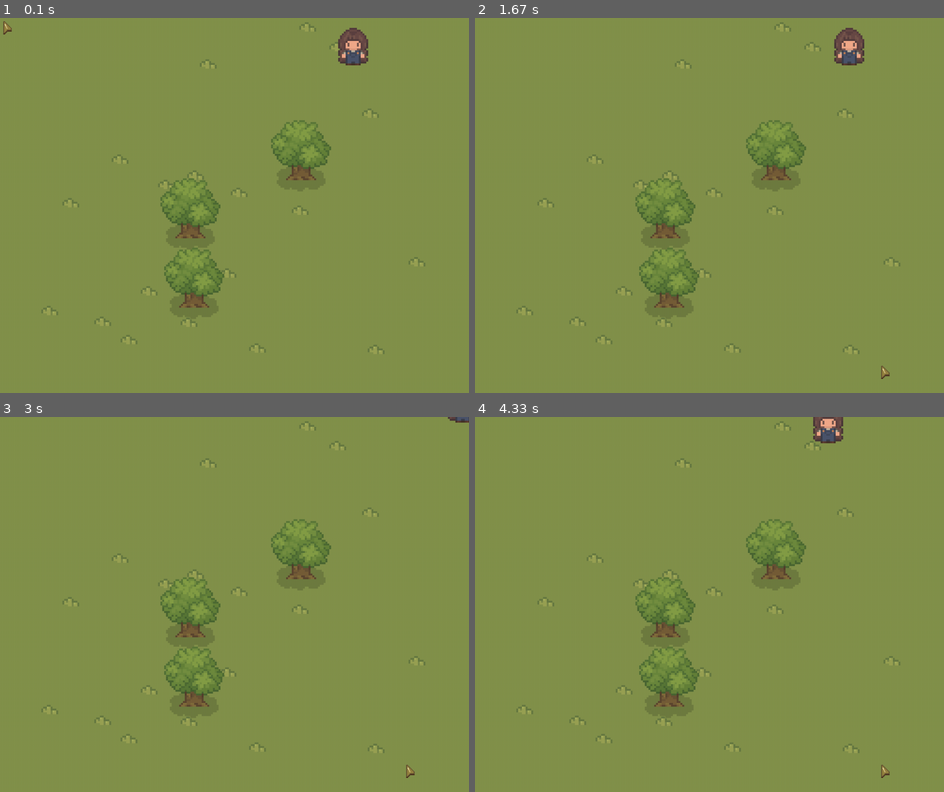
Above: before the commit, frames 1-4 (two rows, left to right).
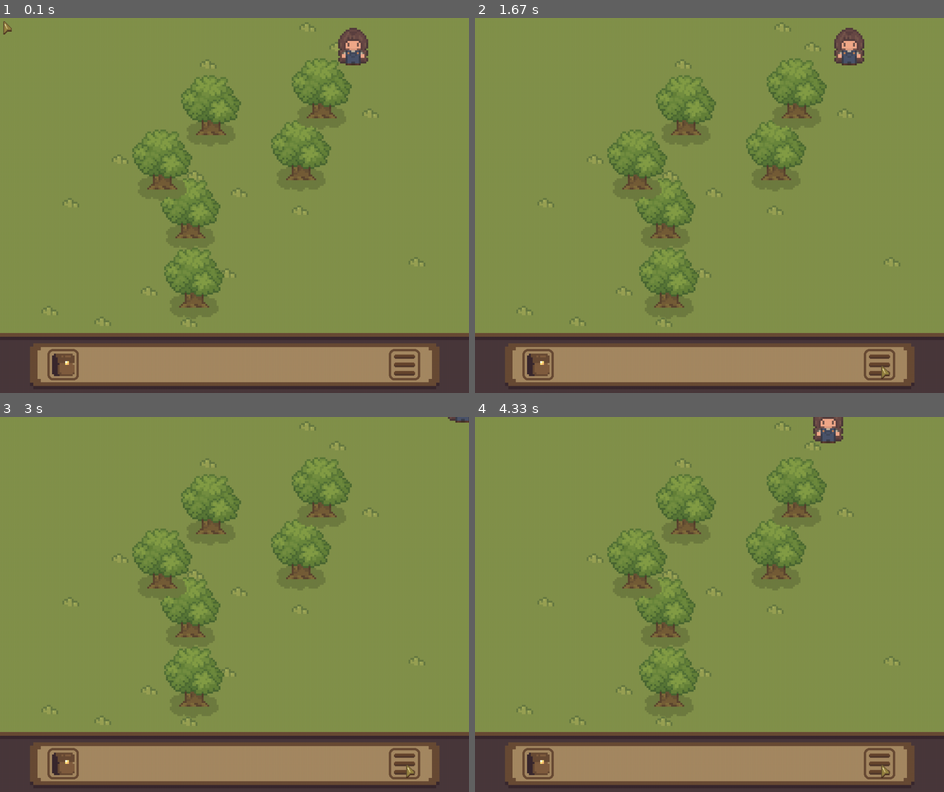
Above: after the commit, the same moments.

Repository: chepyr/pygame_project
Game: pygame game, started from main.py
Same seed, same stepped clock (60 frames per second), same inputs: the game is played once before the commit and once after it.
Inputs (mouse positions are in pixels of both pictures, inside the frame that each line leads up to):
- Up to frame 1 (0.1 s): no input
- Up to frame 2 (1.67 s): press the mouse at (798, 93) at 0.37 s; move the mouse to (695, 153) at 0.47 s; release the mouse at (596, 209) at 0.6 s; press the mouse at (540, 363) at 0.7 s; move the mouse to (615, 318) at 0.8 s; release the mouse at (690, 273) at 0.93 s; click (878, 363) at 1.05 s; hold Right from 1.5 s (still down)
- Up to frame 3 (3 s): release Right at 1.97 s; hold Up 2-2.3 s; hold Right 2.33-2.8 s; hold Left from 2.83 s (still down)
- Up to frame 4 (4.33 s): release Left at 3.37 s; hold Down 3.4-3.7 s; hold Left 3.73-4.13 s; hold Up from 4.17 s (still down)

The runs differ from the first frame. In frame 1, 18% of the frame differs, in the area x 0-100%, y 10-100%; in frame 2, 18%; in frame 3, 18%; in frame 4, 18%.

Commit message:
added a taskbar with menu and inventory buttons

Diff:
--- a/field_class.py
+++ b/field_class.py
@@ -1,4 +1,4 @@
-import inventory_class
+from gameplay import inventory_class
 import modified_group
 
 
@@ -15,6 +15,5 @@
 
     def create_wood(self, tree_rect):
         new_wood = inventory_class.Wood()
-        new_wood.rect.x = tree_rect.x
-        new_wood.rect.y = tree_rect.y
+        new_wood.rect.center = tree_rect.center
         self.dropped_things.add(new_wood)
--- /dev/null
+++ b/gameplay/gameplay_management.py
@@ -0,0 +1,111 @@
+import gameplay
+import things_dir
+import modified_group
+import pygame
+
+
+class Game:
+    def __init__(self):
+        self.inventory = Inventory()
+        self.menu = Menu()
+        self.taskbar = Taskbar(self.inventory, self.menu)
+
+    def update(self, *args):
+        self.taskbar.update(*args)
+
+    def draw(self, screen):
+        self.taskbar.draw(screen)
+
+    def resize(self, new_size):
+        self.taskbar.resize(new_size)
+
+
+class Taskbar(things_dir.thing.Thing):
+    image_name = 'taskbar.png'
+
+    def __init__(self, inventory, menu):
+        super().__init__()
+        self.image = self.set_image(Taskbar.image_name)
+        self.rect = self.image.get_rect()
+        self.height = self.rect.height
+
+        self.inventory = inventory
+        self.menu = menu
+        self.clickable_items = [self.inventory, self.menu]
+
+        self.group = modified_group.ModifiedGroup()
+        self.group.add(self, self.inventory, self.menu)
+
+    def update(self, *args):
+        for item in self.clickable_items:
+            if item.pressed_on(*args):
+                item.enable_active_mode()
+
+    def draw(self, screen):
+        self.group.draw(screen)
+
+    def resize(self, new_size):
+        self.image = pygame.transform.scale(self.image, (
+            new_size[0], self.image.get_size()[1]))
+        self.rect.y = new_size[1] - self.height
+
+        self.inventory.update_coordinates(self.rect)
+        self.menu.update_coordinates(self.rect, new_size)
+
+
+class Menu(things_dir.thing.Thing):
+    image_button = 'menu.png'
+
+    def __init__(self):
+        super().__init__()
+        self.inventory_content = list()
+        self.image = self.set_image(Menu.image_button, -1)
+        self.rect = self.image.get_rect()
+
+    def pressed_on(self, *args):
+        return args and args[0].type == pygame.MOUSEBUTTONDOWN and \
+               self.rect.collidepoint(args[0].pos)
+
+    def update_coordinates(self, taskbar_rect):
+        self.rect.x = taskbar_rect.x + 100
+        self.rect.y = taskbar_rect.y + 32
+
+    def enable_active_mode(self):
+        print('Вы в меню')
+
+    def update_coordinates(self, taskbar_rect, new_screen_size):
+        self.rect.x = new_screen_size[0] - 100 - self.rect.width
+        self.rect.y = taskbar_rect.y + 32
+
+
+class Inventory(things_dir.thing.Thing):
+    image_button = 'inventory.png'
+
+    def __init__(self):
+        super().__init__()
+        self.inventory_content = list()
+        self.image = self.set_image(Inventory.image_button, -1)
+        self.rect = self.image.get_rect()
+
+    def enable_active_mode(self):
+        print('Содержимое инвентаря: ', end='')
+        for item in self.inventory_content:
+            print(item.name, end=' ')
+        print()
+
+    def add_item(self, new_item):
+        self.inventory_content.append(new_item)
+
+    def has(self, find_item):
+        for item in self.inventory_content:
+            if item.name == find_item:
+                return True
+        return False
+
+    def pressed_on(self, *args):
+        return args and args[0].type == pygame.MOUSEBUTTONDOWN and \
+               self.rect.collidepoint(args[0].pos)
+
+    def update_coordinates(self, taskbar_rect):
+        self.rect.x = taskbar_rect.x + 100
+        self.rect.y = taskbar_rect.y + 32
--- /dev/null
+++ b/gameplay/inventory_class.py
@@ -0,0 +1,11 @@
+import pygame.transform
+from things_dir.thing import Thing
+
+
+class Wood(Thing):
+    image_name = 'wood.png'
+
+    def __init__(self):
+        super().__init__()
+        self.image = self.set_image(Wood.image_name, -1)
+        self.image = pygame.transform.scale(self.image, (100, 50))
--- a/inventory_class.py
+++ /dev/null
@@ -1,29 +0,0 @@
-from things_dir.thing import Thing
-
-
-class Inventory:
-    def __init__(self):
-        self.inventory_content = list()
-
-    def print_content(self):
-        print('Содержимое инвентаря: ', end='')
-        for item in self.inventory_content:
-            print(item.name, end=' ')
-        print()
-
-    def add_item(self, new_item):
-        self.inventory_content.append(new_item)
-
-    def has(self, find_item):
-        for item in self.inventory_content:
-            if item.name == find_item:
-                return True
-        return False
-
-
-class Wood(Thing):
-    image_name = 'wood.png'
-
-    def __init__(self):
-        super().__init__()
-        self.image = self.set_image(Wood.image_name, -1)
--- a/main.py
+++ b/main.py
@@ -2,8 +2,8 @@
 import modified_group
 import things_dir.plant
 from main_character import MainCharacter
-import inventory_class
 import field_class
+from gameplay import gameplay_management, inventory_class
 
 GRASS_COLOR = (131, 146, 76)
 SCREEN_SIZE = (1000, 800)
@@ -12,26 +12,26 @@
 def main():
     pygame.init()
     pygame.display.set_caption('Game')
-    screen = pygame.display.set_mode(SCREEN_SIZE)
+    screen = pygame.display.set_mode(SCREEN_SIZE, pygame.RESIZABLE)
     pygame.mouse.set_visible(False)
     screen.fill(GRASS_COLOR)
 
     cursor_group = modified_group.ModifiedGroup()
     things_dir.thing.Cursor(cursor_group)
 
+    # настройки игры
     field = field_class.Field()
-
-    # Инвентарь
+    game = gameplay_management.Game()
+    game.resize(screen.get_size())
     axe = things_dir.thing.Axe()
-    inventory = inventory_class.Inventory()
-    inventory.add_item(axe)
+    game.inventory.add_item(axe)
 
     # Создание спрайтов
     sprites = modified_group.ModifiedGroup()
     trees_sprites = modified_group.ModifiedGroup()
     for _ in range(20):
         things_dir.plant.Grass(field, sprites)
-    for _ in range(3):
+    for _ in range(6):
         things_dir.plant.Tree(field, trees_sprites)
     hero_group = modified_group.ModifiedGroup()
     hero = MainCharacter(hero_group)
@@ -45,6 +45,13 @@
             if event.type == pygame.QUIT:
                 running = False
 
+            # Изменение размеров окна
+            if event.type == pygame.VIDEORESIZE:
+                # There's some code to add back window content here.
+                screen = pygame.display.set_mode((event.w, event.h),
+                                                  pygame.RESIZABLE)
+                game.resize(screen.get_size())
+
             if event.type == pygame.KEYDOWN:
                 pressed_button = pygame.key.get_pressed().index(1)
                 # Нажатие стрелок для передвижения персонажа
@@ -54,7 +61,7 @@
 
                 # Зажата кнопка 'i' для просмотра инвентаря
                 elif pressed_button == 12:
-                    inventory.print_content()
+                    game.inventory.enable_active_mode()
 
                 else:
                     print(pressed_button)
@@ -65,6 +72,7 @@
                     hero.moving = False
 
             if event.type == pygame.MOUSEBUTTONDOWN and event.button == 1:
+                game.update(event)
                 # Проверка на то, что человек хочет рубить деревья
                 for tree in trees_sprites:
                     # Проверка на то, что игрок стоит рядом с текущим деревом,
@@ -72,7 +80,7 @@
                     # что игрок щёлкнул по текущему дереву
                     if tree.near_to_the_hero(hero.rect) and \
                             tree.pressed_on(event) and \
-                            inventory.has(things_dir.thing.Axe.name):
+                            game.inventory.has(things_dir.thing.Axe.name):
                         tree.start_chopping()
 
             if event.type == pygame.MOUSEBUTTONUP and event.button == 1:
@@ -82,6 +90,7 @@
                         tree.stop_chopping()
 
         cur_time = clock.tick()
+
         # Отрисовка всех спрайтов
 
         sprites.draw(screen)
@@ -96,6 +105,9 @@
             hero_group.update(cur_time, move=True, groups=trees_sprites)
         hero_group.draw(screen)
 
+        # -------------------------------
+
+        game.draw(screen)
         # Отрисовка курсора
         if pygame.mouse.get_focused():
             cursor_group.update(pygame.mouse.get_pos())
--- a/things_dir/plant.py
+++ b/things_dir/plant.py
@@ -29,11 +29,11 @@
             (self.draw_rect.x + 32, self.draw_rect.y + 116), (68, 16))
 
         self.left_to_chop = 100
-        self.chopping_velocity = 50
+        self.chopping_velocity = 100
         self.is_being_chop = False
 
     def near_to_the_hero(self, hero_coords):
-        accessible_radius = 80
+        accessible_radius = 150
         tree_center = self.rect.center
         hero_center = hero_coords.center
         x_distance = (tree_center[0] - hero_center[0]) ** 2
@@ -56,7 +56,7 @@
         if self.is_being_chop:
             self.left_to_chop -= time * self.chopping_velocity / 1000
             if self.left_to_chop <= 0:
-                print('Дерево срублено')
+
                 self.kill()
                 self.field.create_wood(self.draw_rect)
 
Binary file added: data/inventory.png
Binary file added: data/menu.png
Binary file added: data/taskbar.png
Binary file changed: data/wood.png
